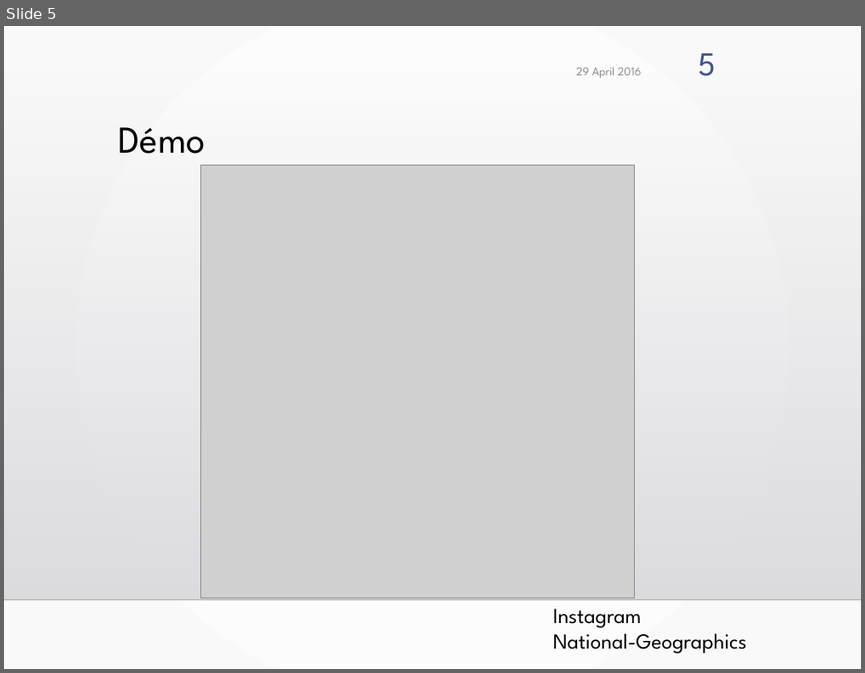
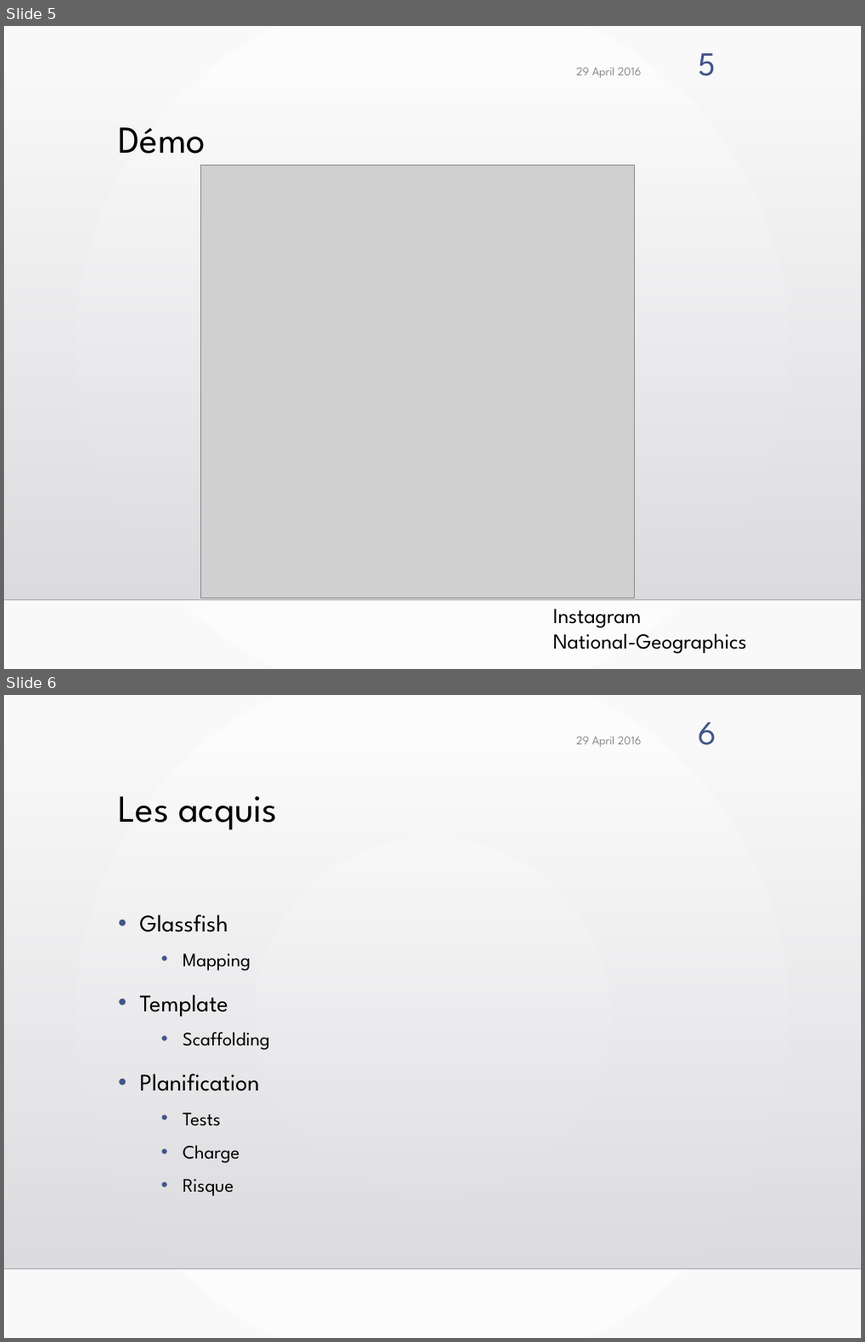
Before and after one commit to arkeine/JEE, a slide deck: presentation.pptx. Shown one above the other, each under a label of ours: slide 5 before the commit, slides 5 and 6 after it. The pictures are 865x673 and 865x1342 pixels, drawn with LibreOffice and Linux fonts; fonts in the diff are those of the drawing; grey boxes stand for pictures; background and template pictures are left out. Boxes give left, top, right and bottom in pixels: in the first picture for what was removed or moved away, otherwise in the second. Text is boxed around its words. In the diff, an @@ line names an element or a change of style, - is before the commit and + after.

Commit message:
/ presentation

```diff
--- a/presentation.pptx
+++ b/presentation.pptx
@@ slide 6 added at (x1=4, y1=695, x2=861, y2=1338), background gradient #FFFFFF to #FAFAFA; not listed: 2 template elements that a slide beside it also shows @@
@@ text added at (x1=576, y1=736, x2=642, y2=747), 10 pt, text #8C8C8C @@
+29 April 2016
@@ page number added at (x1=698, y1=722, x2=716, y2=745), 28 pt, text #415588 @@
+6
@@ title added at (x1=118, y1=796, x2=278, y2=830), 32 pt, text #000000 @@
+Les acquis
@@ text added at (x1=140, y1=914, x2=270, y2=1196), 16 pt, text #000000 @@
+• Glassfish
+  • Mapping
+• Template
+  • Scaffolding
+• Planification
+  • Tests
+  • Charge
+  • Risque
```
